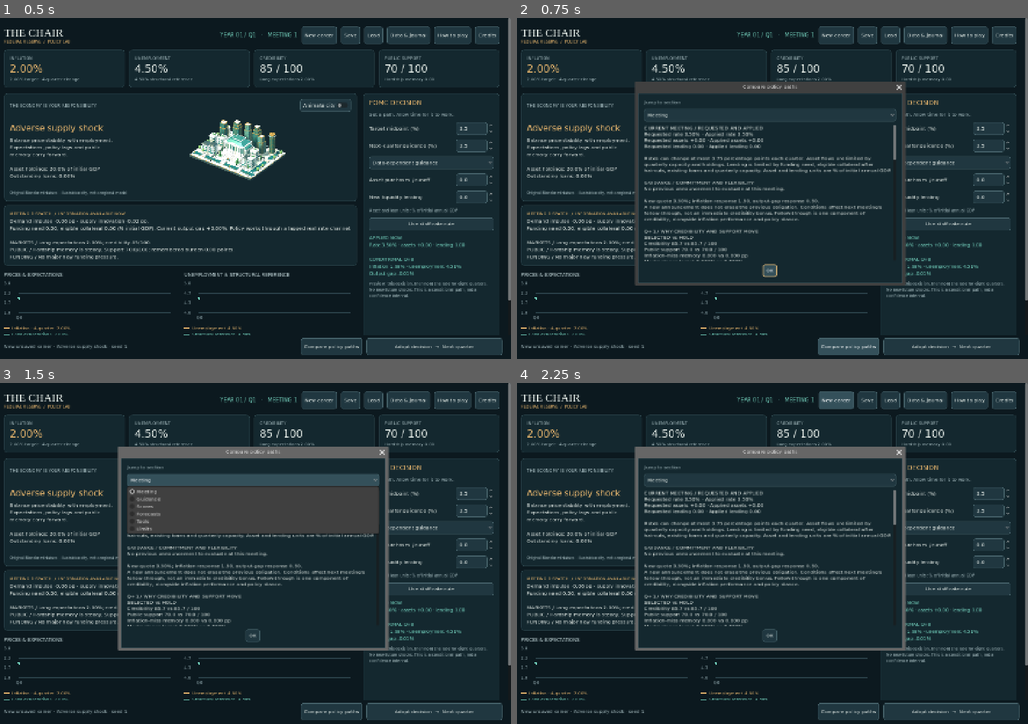
Above: before the commit, frames 1-4 (two rows, left to right).
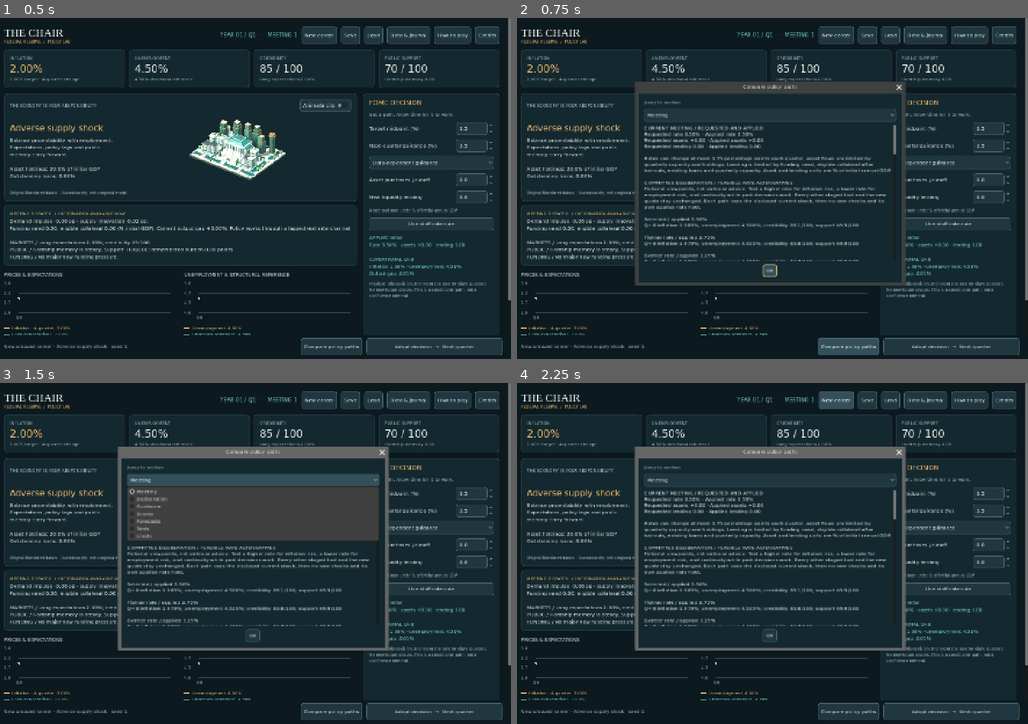
Above: after the commit, the same moments.

Repository: ihearttokyo/fed-chairman-game
Game: Godot game, scene res://main.tscn
Same seed, same stepped clock (60 frames per second), same inputs: the game is played once before the commit and once after it.
Inputs:
- Up to frame 1 (0.5 s): no input
- Up to frame 2 (0.75 s): click "Compare policy paths" at 0.5 s
- Up to frame 3 (1.5 s): click "Meeting" at 1.25 s
- Up to frame 4 (2.25 s): click "New career" at 2 s

Frame 1 is identical in both runs. In frame 2, 2.8% of the frame differs, in the area x 24-75%, y 40-72%; in frame 3, 3.8%, in the area x 24-75%, y 33-72%; in frame 4, 2.8%.

Commit message:
Expose offline feasible rate deliberation with preserved policy tools

Diff:
--- a/game/play/main.gd
+++ b/game/play/main.gd
@@ -342,7 +342,7 @@
 	body.size_flags_vertical = Control.SIZE_EXPAND_FILL
 	body.add_theme_color_override("default_color", Color("e7eee9"))
 	box.add_child(body)
-	for section in [["Meeting", "CURRENT MEETING /"], ["Guidance", "GUIDANCE /"], ["Scores", "Q+1 / WHY"], ["Forecasts", "CURRENT TRANSMISSION /"], ["Tools", "ONE-CONTROL CONTRASTS /"], ["Limits", "REFERENCE AND LIMITS"]]:
+	for section in [["Meeting", "CURRENT MEETING /"], ["Deliberation", "COMMITTEE DELIBERATION /"], ["Guidance", "GUIDANCE /"], ["Scores", "Q+1 / WHY"], ["Forecasts", "CURRENT TRANSMISSION /"], ["Tools", "ONE-CONTROL CONTRASTS /"], ["Limits", "REFERENCE AND LIMITS"]]:
 		var offset := text.find(section[1])
 		if offset >= 0:
 			chooser.add_item(section[0])
@@ -424,13 +424,26 @@
 	var first: Dictionary = selected.states[0]
 	var reference: Dictionary = held.states[0]
 	var text := "CURRENT MEETING / REQUESTED AND APPLIED\nRequested rate %.2f%% · Applied rate %.2f%%\nRequested assets %+ …(638 unchanged characters)…
+	var s: Dictionary = career.state
+	var low: float = max(career.params.policy_rate_min_pct, s.policy_rate_pct - career.params.policy_rate_change_limit_pct)
+	var high: float = min(career.params.policy_rate_max_pct, s.policy_rate_pct + career.params.policy_rate_change_limit_pct)
+	text += "COMMITTEE DELIBERATION / FEASIBLE RATE ALTERNATIVES\nFictional viewpoints, not votes or advice. Test a higher rate for inflation risk, a lower rate for employment risk, and continuity while past decisions work. Every other staged tool and the new quote stay unchanged. Each path uses the disclosed current shock, then no new shocks and its own applied-rate hold.\n\n"
+	for alternative in [["Selected", policy.policy_rate_request_pct], ["Tighter rate", clampf(first.policy_rate_pct + 0.25, low, high)], ["Gentler rate", clampf(first.policy_rate_pct - 0.25, low, high)], ["Rate continuity", s.policy_rate_pct]]:
+		var other: Dictionary = policy.duplicate()
+		other.policy_rate_request_pct = alternative[1]
+		var path: Dictionary = selected if alternative[0] == "Selected" else career.forecast(other)
+		if not path.ok:
+			text += "%s / unavailable: %s\n\n" % [alternative[0], path.error]
+			continue
+		var outcome: Dictionary = path.states[-1]
+		text += "%s / applied %.2f%%\nQ+8 inflation %.3f%%; unemployment %.3f%%; credibility %.1f/100; support %.1f/100\n" % [alternative[0], path.states[0].policy_rate_pct, outcome.four_quarter_inflation_pct, outcome.unemployment_rate_pct, 100 * outcome.credibility, outcome.public_support]
+		if alternative[0] in ["Tighter rate", "Gentler rate"] and path.states[0].policy_rate_pct == first.policy_rate_pct:
+			text += "At the current rate limit: no extra feasible rate move in this direction.\n"
+		text += "\n"
 	text += "GUIDANCE / COMMITMENT AND FLEXIBILITY\n"
-	var s: Dictionary = career.state
 	if s.guidance_active:
 		var prior_promise: float = s.guidance_rate_pct + s.guidance_inflation_sensitivity * (s.four_quarter_inflation_pct - s.guidance_reference_inflation_pct) + s.guidance_output_gap_sensitivity * (s.output_gap_pct - s.guidance_reference_output_gap_pct)
 		text += "Previous quote %.2f%%; inflation response %.2f, output-gap response %.2f.\nReference inflation %.3f%%, outpu …(308 unchanged characters)…
-		var low: float = max(career.params.policy_rate_min_pct, s.policy_rate_pct - career.params.policy_rate_change_limit_pct)
-		var high: float = min(career.params.policy_rate_max_pct, s.policy_rate_pct + career.params.policy_rate_change_limit_pct)
 		if prior_promise < low or prior_promise > high:
 			text += "The adjusted prior promise is outside this meeting's feasible rate range %.2f–%.2f%%. The rate cap prevents full delivery this meeting.\n" % [low, high]
 	else:
--- a/game/tests/ui_test.gd
+++ b/game/tests/ui_test.gd
@@ -226,7 +226,7 @@
 		check(game.career.encode() == preserved and game._policy() == staged, "opening and closing realized review preserves career and controls")
 	game._start_career("supply_shock", 1)
 func check_comparison_navigation(game: Control) -> void:
-	var destinations := [["Meeting", "CURRENT MEETING /"], ["Guidance", "GUIDANCE /"], ["Scores", "Q+1 / WHY"], ["Forecasts", "CURRENT TRANSMISSION /"], ["Tools", "ONE-CONTROL CONTRASTS /"], ["Limits", "REFERENCE AND LIMITS"]]
+	var destinations := [["Meeting", "CURRENT MEETING /"], ["Deliberation", "COMMITTEE DELIBERATION /"], ["Guidance", "GUIDANCE /"], ["Scores", "Q+1 / WHY"], ["Forecasts", "CURRENT TRANSMISSION /"], ["Tools", "ONE-CONTROL CONTRASTS /"], ["Limits", "REFERENCE AND LIMITS"]]
 	for case_id in ["funding_stress", "base"]:
 		game._start_career(case_id, 11)
 		if case_id == "funding_stress":
@@ -253,7 +253,7 @@
 			var body: RichTextLabel = bodies[0]
 			check(body.text == expected and body.get_parsed_text() == expected, "section navigation preserves every report byte and warning")
 			check(body.selection_enabled and body.focus_mode == Control.FOCUS_ALL, "comparison report supports native text selection and keyboard focus")
-			check(chooser.accessibility_name == "Comparison section" and chooser.item_count == destinations.size(), "section chooser has a distinct accessible name and all six destinations")
+			check(chooser.accessibility_name == "Comparison section" and chooser.item_count == destinations.size(), "section chooser has a distinct accessible name and all seven destinations")
 			for index in range(mini(chooser.item_count, destinations.size())):
 				check(chooser.get_item_text(index) == destinations[index][0], "comparison sections retain their named order")
 				var paragraph := expected.substr(0, expected.find(destinations[index][1])).count("\n")
@@ -279,6 +279,46 @@
 		reopened.get_ok_button().pressed.emit()
 		await process_frame
 		check(game.career.encode() == preserved and game._policy() == staged, "closing and reopening comparison preserves the unsaved decision")
+	game._start_career("supply_shock", 1)
+func check_rate_deliberation(game: Control) -> void:
+	for edge in ["ordinary", "middle", "floor", "ceiling"]:
+		game._start_career("funding_stress", 41)
+		var target := 0.0 if edge == "floor" else 15.0
+		for q in range(4 if edge in ["middle", "ordinary"] else 16):
+			var choice: Dictionary = game.career.model.benchmark_policy(game.career.state, game.career.params, "hold")
+			if edge not in ["middle", "ordinary"]:
+				choice.policy_rate_request_pct = target
+			check(game.career.advance(choice).ok, "deliberation boundary setup uses real valid decisions")
+		game._refresh(true)
+		game.rate.value = 8.0 if edge == "middle" else game.career.state.policy_rate_pct
+		game.guidance.value = 4.0
+		game.assets.value = 1.25
+		game.liquidity.value = 2.5
+		game.commitment.select(2)
+		game.commitment.item_selected.emit(2)
+		game.inflation_response.value = 0.7
+		game.activity_response.value = -0.25
+		var preserved: PackedByteArray = game.career.encode()
+		var staged: Dictionary = game._policy()
+		var selected: Dictionary = game.career.forecast(staged)
+		var applied: float = selected.states[0].policy_rate_pct
+		var low: float = max(game.career.params.policy_rate_min_pct, game.career.state.policy_rate_pct - game.career.params.policy_rate_change_limit_pct)
+		var high: float = min(game.career.params.policy_rate_max_pct, game.career.state.policy_rate_pct + game.career.params.policy_rate_change_limit_pct)
+		var report: String = game._decision_briefing()
+		check(report.contains("COMMITTEE DELIBERATION / FEASIBLE RATE ALTERNATIVES"), "comparison exposes nearby offline rate deliberation")
+		for alternative in [["Selected", applied], ["Tighter rate", clampf(applied + 0.25, low, high)], ["Gentler rate", clampf(applied - 0.25, low, high)], ["Rate continuity", game.career.state.policy_rate_pct]]:
+			var other: Dictionary = staged.duplicate()
+			other.policy_rate_request_pct = alternative[1]
+			var path: Dictionary = selected if alternative[0] == "Selected" else game.career.forecast(other)
+			var last: Dictionary = path.states[-1]
+			check(report.contains("%s / applied %.2f%%\nQ+8 inflation %.3f%%; unemployment %.3f%%; credibility %.1f/100; support %.1f/100" % [alternative[0], path.states[0].policy_rate_pct, last.four_quarter_inflation_pct, last.unemployment_rate_pct, 100 * last.credibility, last.public_support]), "deliberation uses real capped forecasts with every other staged tool preserved")
+		check(report.contains("Fictional viewpoints, not votes or advice"), "deliberation labels fictional viewpoints")
+		check(report.contains("no extra feasible rate move") == (applied == low or applied == high), "only saturated rate directions receive a limit warning")
+		check(game.career.encode() == preserved and game._policy() == staged, "deliberation cannot adopt or replace staged tools")
+		var future: Dictionary = game.career.shocks[game.career.decisions.size() + 1].duplicate(true)
+		game.career.shocks[game.career.decisions.size() + 1].demand_shock_pct = 8.0
+		check(game._decision_briefing() == report, "deliberation cannot read undisclosed future shocks")
+		game.career.shocks[game.career.decisions.size() + 1] = future
 	game._start_career("supply_shock", 1)
 func check_city_framing(game: Control, viewport: SubViewport) -> void:
 	var camera := viewport.get_camera_3d()
@@ -312,6 +352,13 @@
 	if OS.get_cmdline_user_args().has("--city-only"):
 		if failures == 0:
 			print("PASS: native miniature antialiasing")
+		game.free()
+		quit(1 if failures else 0)
+		return
+	check_rate_deliberation(game)
+	if OS.get_cmdline_user_args().has("--deliberation-only"):
+		if failures == 0:
+			print("PASS: offline feasible rate deliberation")
 		game.free()
 		quit(1 if failures else 0)
 		return
Not shown, changed: game/README.md
